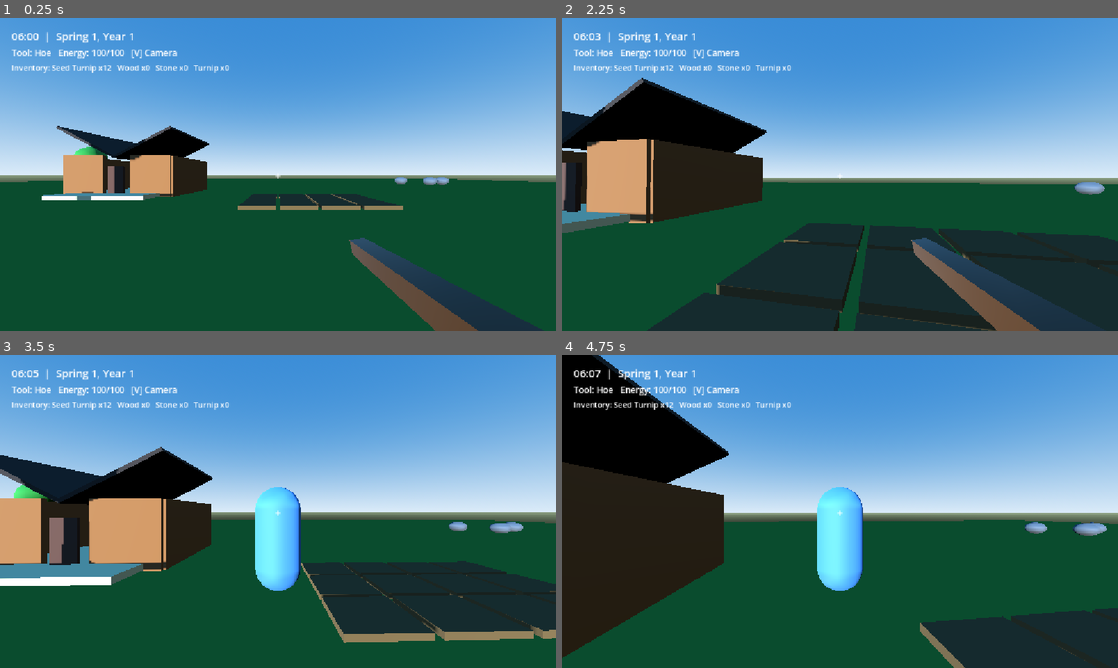
Above: before the commit, frames 1-4 (two rows, left to right).
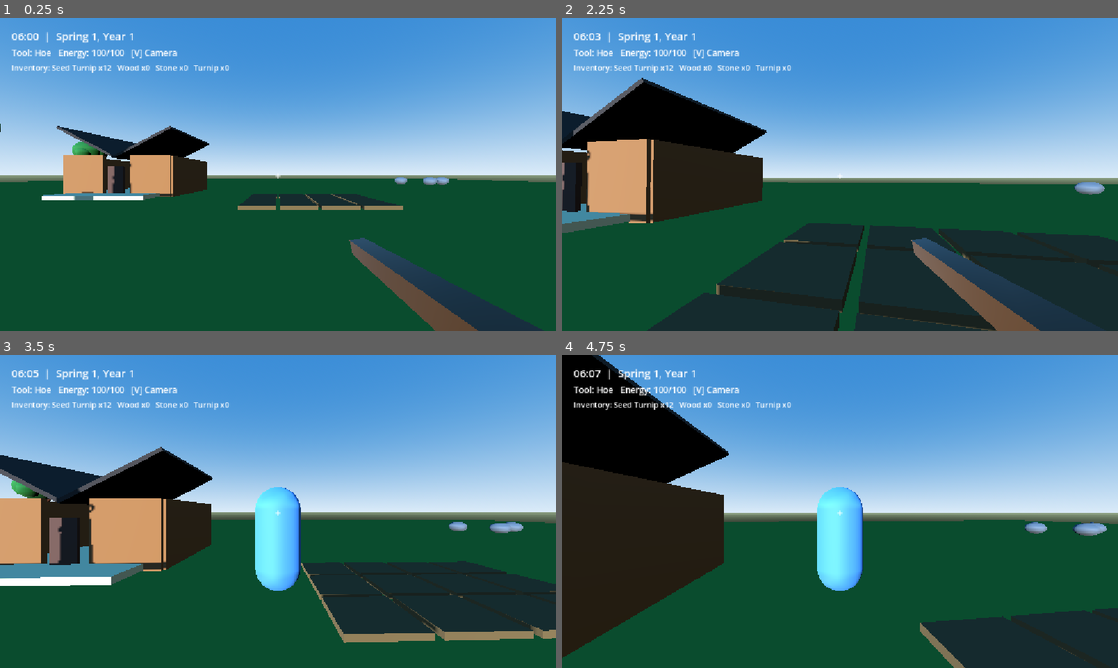
Above: after the commit, the same moments.

Repository: Sanoha0/Farming-3D
Game: Godot game, scene res://scenes/world/MainFarm.tscn
Two runs of this game, one before a commit and one after it. Both use one fixed random seed, a clock stepped at 60 frames per second and the inputs below.
Inputs (mouse positions are in pixels of both pictures, inside the frame that each line leads up to):
- Up to frame 1 (0.25 s): no input
- Up to frame 2 (2.25 s): tap Enter at 0.5 s; move the mouse to (834, 180) at 0.52 s; hold W (move_forward) from 0.53 s (still down); tap E (interact) at 0.6 s; click (834, 180) at 0.67 s; tap Space (jump) at 0.77, 1.52 s; move the mouse to (878, 177) at 1.27 s; tap F (plant) at 1.35 s; move the mouse to (795, 171) at 2.02 s; hold Shift (sprint) from 2.03 s (still down)
- Up to frame 3 (3.5 s): tap Space (jump) at 2.75, 3.02 s; move the mouse to (283, 511) at 2.77 s; release W (move_forward) at 2.78 s; release Shift (sprint) at 2.78 s; hold A (move_left) from 2.78 s (still down); tap V (toggle_camera) at 2.85 s; click (283, 511) at 2.92 s
- Up to frame 4 (4.75 s): move the mouse to (817, 505) at 3.52 s; release A (move_left) at 3.53 s; hold W (move_forward) from 3.53 s (still down); tap 4 (tool_axe) at 3.6 s; tap Space (jump) at 3.77, 4.52 s; move the mouse to (867, 511) at 4.27 s; tap 1 (tool_hoe) at 4.35 s

The runs differ from the first frame. In frame 1, 0.3% of the frame differs, in the area x 0-27%, y 33-59%; in frame 2, 0.3%; in frame 3, 0.6%, in the area x 2-22%, y 36-67%; in frame 4, nothing differs.

Commit message:
Replace primitive tree blockout with detailed editable tree

Diff:
--- a/scenes/resources/HarvestableTree.tscn
+++ b/scenes/resources/HarvestableTree.tscn
@@ -1,30 +1,54 @@
-[gd_scene load_steps=7 format=3]
+[gd_scene load_steps=10 format=3]
 
 [ext_resource type="Script" path="res://scripts/resources/resource_node.gd" id="1_resource"]
 
 [sub_resource type="CylinderShape3D" id="TrunkShape"]
-radius = 0.42
-height = 3.8
+radius = 0.5
+height = 4.4
 
 [sub_resource type="CylinderMesh" id="TrunkMesh"]
 top_radius = 0.34
-bottom_radius = 0.48
-height = 3.8
-radial_segments = 28
+bottom_radius = 0.58
+height = 4.4
+radial_segments = 64
+rings = 8
+
+[sub_resource type="CylinderMesh" id="BranchMesh"]
+top_radius = 0.10
+bottom_radius = 0.20
+height = 2.2
+radial_segments = 48
+rings = 5
+
+[sub_resource type="SphereMesh" id="CanopyLarge"]
+radius = 1.75
+height = 2.9
+radial_segments = 64
+rings = 32
+
+[sub_resource type="SphereMesh" id="CanopySmall"]
+radius = 1.15
+height = 1.9
+radial_segments = 56
+rings = 28
+
+[sub_resource type="TorusMesh" id="KnotMesh"]
+inner_radius = 0.07
+outer_radius = 0.19
+rings = 24
+ring_segments = 32
 
 [sub_resource type="StandardMaterial3D" id="BarkMat"]
-albedo_color = Color(0.31, 0.18, 0.08, 1)
-roughness = 0.95
+albedo_color = Color(0.25, 0.115, 0.045, 1)
+roughness = 0.97
 
-[sub_resource type="SphereMesh" id="CanopyMesh"]
-radius = 1.8
-height = 3.0
-radial_segments = 32
-rings = 20
+[sub_resource type="StandardMaterial3D" id="BarkDarkMat"]
+albedo_color = Color(0.16, 0.065, 0.025, 1)
+roughness = 1.0
 
 [sub_resource type="StandardMaterial3D" id="LeafMat"]
-albedo_color = Color(0.13, 0.43, 0.16, 1)
-roughness = 0.9
+albedo_color = Color(0.075, 0.31, 0.105, 1)
+roughness = 0.92
 
 [node name="HarvestableTree" type="StaticBody3D"]
 script = ExtResource("1_resource")
@@ -34,15 +58,81 @@
 reward_amount = 5
 
 [node name="CollisionShape3D" type="CollisionShape3D" parent="."]
-position = Vector3(0, 1.9, 0)
+position = Vector3(0, 2.2, 0)
 shape = SubResource("TrunkShape")
 
-[node name="Trunk" type="MeshInstance3D" parent="."]
-position = Vector3(0, 1.9, 0)
+[node name="Visual" type="Node3D" parent="."]
+
+[node name="Trunk" type="MeshInstance3D" parent="Visual"]
+position = Vector3(0, 2.2, 0)
 mesh = SubResource("TrunkMesh")
 material_override = SubResource("BarkMat")
 
-[node name="Canopy" type="MeshInstance3D" parent="."]
-position = Vector3(0, 4.1, 0)
-mesh = SubResource("CanopyMesh")
+[node name="BranchA" type="MeshInstance3D" parent="Visual"]
+position = Vector3(0.55, 3.55, 0.05)
+rotation_degrees = Vector3(0, 0, -53)
+mesh = SubResource("BranchMesh")
+material_override = SubResource("BarkMat")
+
+[node name="BranchB" type="MeshInstance3D" parent="Visual"]
+position = Vector3(-0.48, 3.8, -0.18)
+rotation_degrees = Vector3(18, 0, 50)
+scale = Vector3(0.88, 1.08, 0.88)
+mesh = SubResource("BranchMesh")
+material_override = SubResource("BarkMat")
+
+[node name="BranchC" type="MeshInstance3D" parent="Visual"]
+position = Vector3(0.05, 4.0, 0.55)
+rotation_degrees = Vector3(55, 0, 8)
+scale = Vector3(0.72, 0.92, 0.72)
+mesh = SubResource("BranchMesh")
+material_override = SubResource("BarkMat")
+
+[node name="KnotA" type="MeshInstance3D" parent="Visual"]
+position = Vector3(0.43, 2.35, 0.18)
+rotation_degrees = Vector3(90, 18, 0)
+mesh = SubResource("KnotMesh")
+material_override = SubResource("BarkDarkMat")
+
+[node name="KnotB" type="MeshInstance3D" parent="Visual"]
+position = Vector3(-0.36, 1.45, -0.30)
+rotation_degrees = Vector3(72, -35, 0)
+scale = Vector3(0.72, 0.72, 0.72)
+mesh = SubResource("KnotMesh")
+material_override = SubResource("BarkDarkMat")
+
+[node name="CanopyCore" type="MeshInstance3D" parent="Visual"]
+position = Vector3(0, 5.15, 0)
+scale = Vector3(1.18, 0.95, 1.08)
+mesh = SubResource("CanopyLarge")
 material_override = SubResource("LeafMat")
+
+[node name="CanopyLeft" type="MeshInstance3D" parent="Visual"]
+position = Vector3(-1.05, 4.95, 0.18)
+scale = Vector3(0.95, 0.90, 0.94)
+mesh = SubResource("CanopySmall")
+material_override = SubResource("LeafMat")
+
+[node name="CanopyRight" type="MeshInstance3D" parent="Visual"]
+position = Vector3(1.15, 5.0, -0.12)
+scale = Vector3(1.0, 0.88, 0.92)
+mesh = SubResource("CanopySmall")
+material_override = SubResource("LeafMat")
+
+[node name="CanopyFront" type="MeshInstance3D" parent="Visual"]
+position = Vector3(0.20, 4.78, 1.0)
+scale = Vector3(0.92, 0.82, 0.96)
+mesh = SubResource("CanopySmall")
+material_override = SubResource("LeafMat")
+
+[node name="CanopyBack" type="MeshInstance3D" parent="Visual"]
+position = Vector3(-0.16, 5.05, -1.0)
+scale = Vector3(0.90, 0.84, 0.95)
+mesh = SubResource("CanopySmall")
+material_override = SubResource("LeafMat")
+
+[node name="CanopyTop" type="MeshInstance3D" parent="Visual"]
+position = Vector3(0.10, 6.15, -0.05)
+scale = Vector3(0.90, 0.74, 0.88)
+mesh = SubResource("CanopySmall")
+material_override = SubResource("LeafMat")
